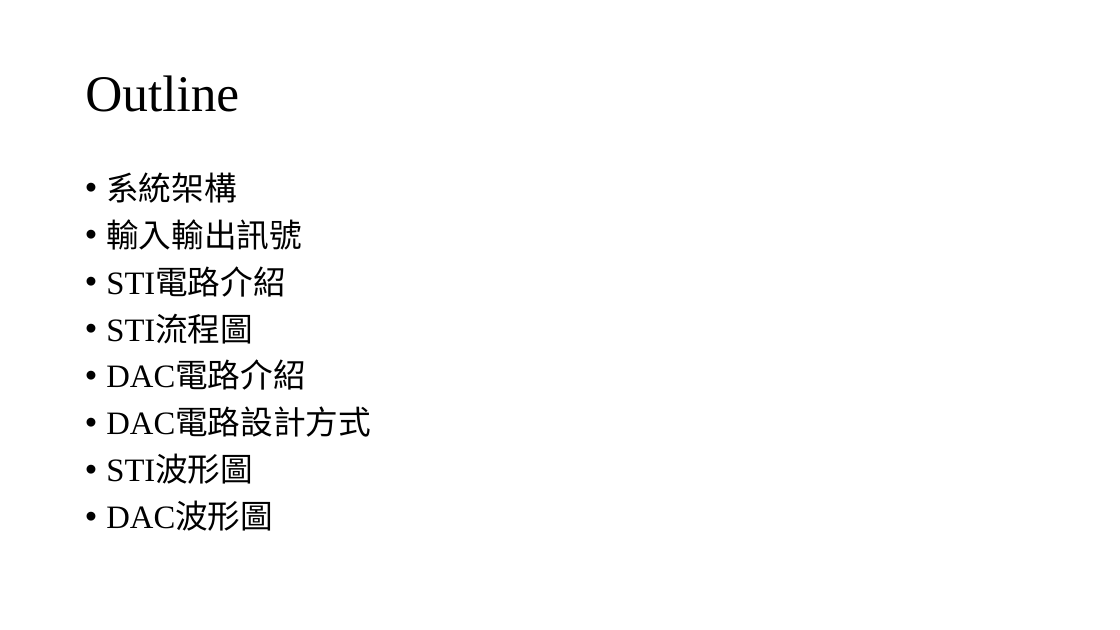
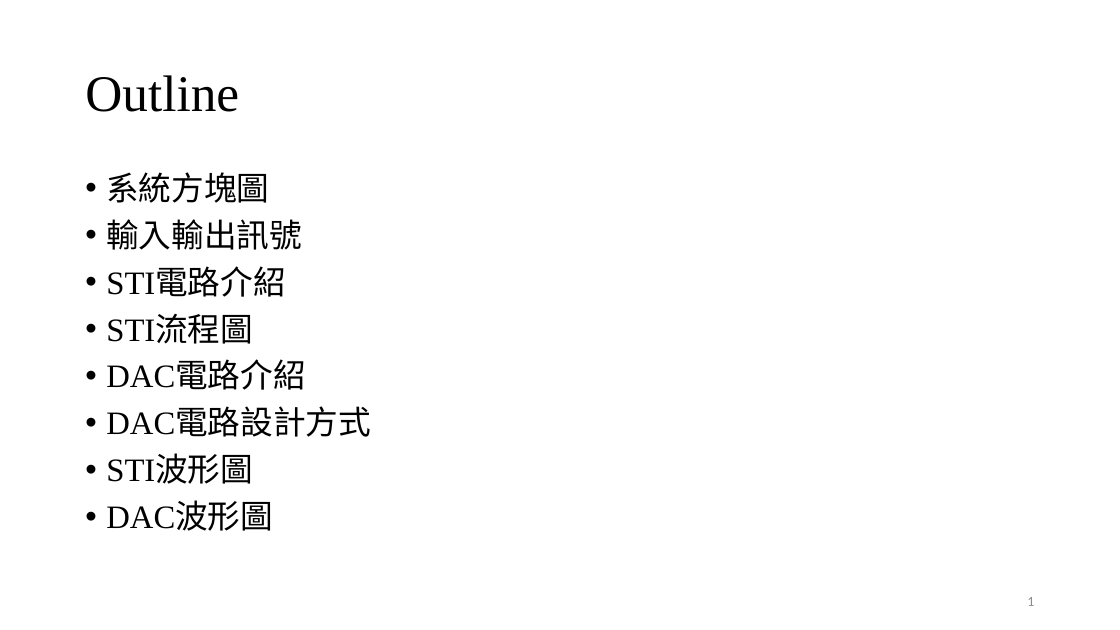
Before and after one commit to Chi-Yung/Chi-Yung, a slide deck: slide 2 of 報告.pptx. Drawn at 1120x630 pixels with LibreOffice and Linux fonts; fonts in the diff are those of the drawing. Boxes give left, top, right and bottom in pixels: in the first picture for what was removed or moved away, otherwise in the second. Text is boxed around its words. In the diff, an @@ line names an element or a change of style, - is before the commit and + after.

```diff
--- a/報告.pptx
+++ b/報告.pptx
@@ text at <box>106,172,269,203</box>: text changed @@
-• 系統架構
+• 系統方塊圖
@@ page number added at <box>1027,597,1034,606</box>, 12 pt, text #8C8C8C @@
+1
```
Also in this commit, not shown: 17 other slides changed.
